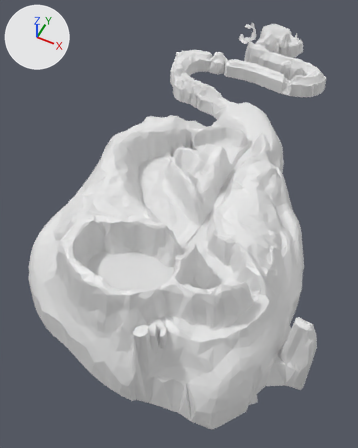
A saved change to the FBX model Assets/Art/Meshes/Terrain/Stage1/stage1_Terrain_Seperate.fbx.
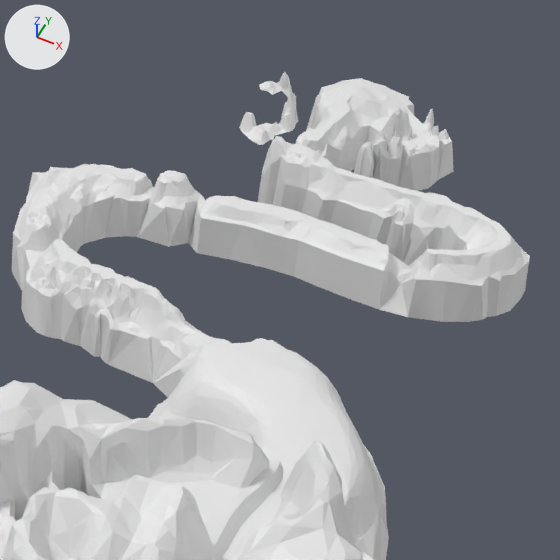
There are two pictures of each version: one whole from a camera (50 mm lens) standing at (-39.0, -2049.0, 901.0) and looking at (-443.0, -1240.0, -111.0), one close up on the part from 47% to 94% of the width and 0% to 38% of the height. Arrows for +X, +Y and +Z are at upper left; the lights stay in place. Where no turn or scale is listed for an object, it has been applied to the vertices.

The first close-up shows 'Stage1_Island_Back', 'Stage1_Island_Front', 'Stage1_Stream'.
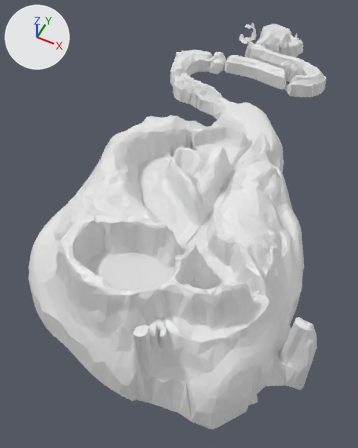
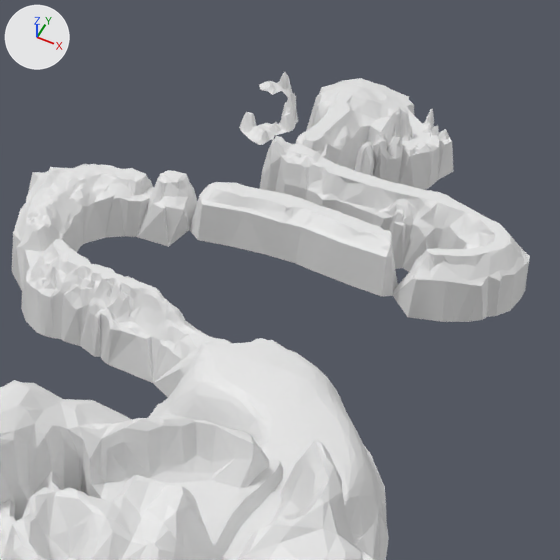
Where the change shows, as pixel boxes (x1, y1, x2, y2) in the close-ups (560 x 560 px; the box of a moved part takes in the faces that stretch with it):
part 1 of me_메쉬_003, moved or reshaped
    both: (169, 109, 521, 317)

The change in detail:
me_메쉬_003 is used by ob_stage1_island_front; location (0.0, 0.0, 0.0).
me_메쉬_003 had 2663 vertices, 5068 faces and spanned x -771.0..-229.0, y -1074.0..-213.0, z -53.0..67.0.
me_메쉬_003 now has 2660 vertices, 5060 faces and spans x -771.0..-229.0, y -1074.0..-213.0, z -53.0..67.0.
me_메쉬_003 part 1: 301 vertices moved from x -613.0..-273.0, y -625.0..-377.0, z -38.0..25.0 to x -615.0..-273.0, y -625.0..-377.0, z -31.0..29.0; 18 vertices removed from x -523.0..-357.0, y -629.0..-414.0, z -51.0..18.0; 15 vertices added at x -529.0..-357.0, y -629.0..-412.0, z -25.0..19.0.
